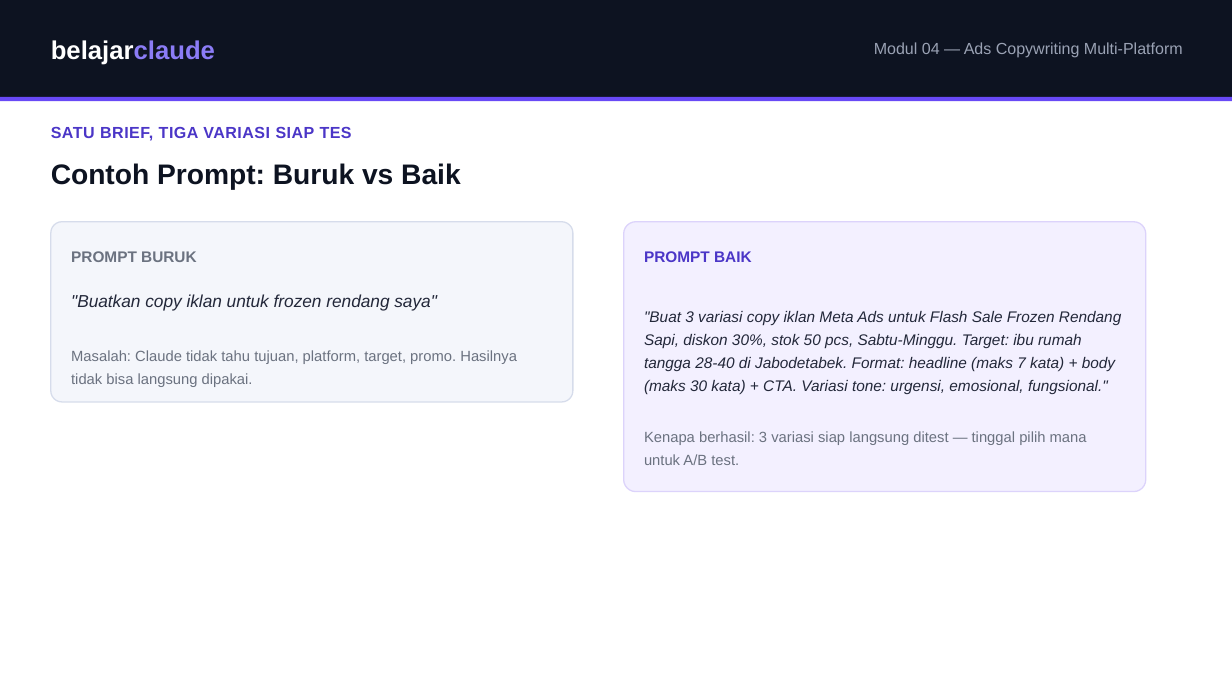
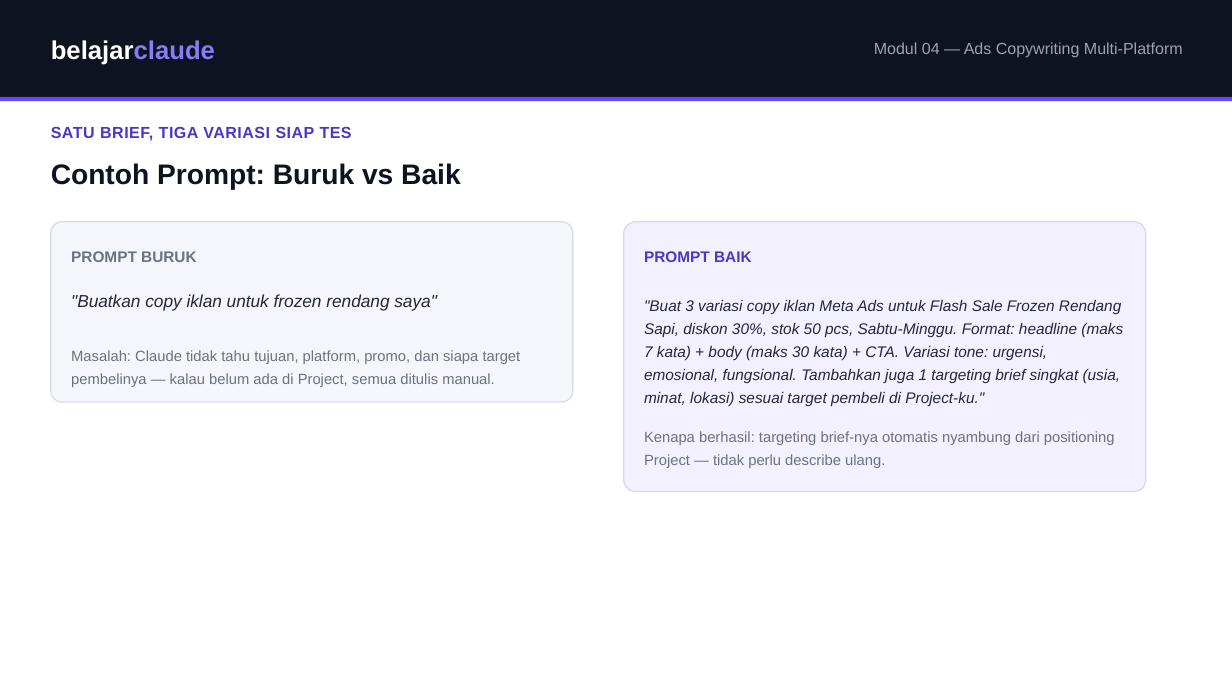
Before and after one commit to juliautomo/belajar-claude, a slide deck: slide 4 of Content-Marketing/M04-Ads-Copywriting/K3-M04-Ads-Copywriting.pptx. Drawn at 1232x693 pixels with LibreOffice and Linux fonts; fonts in the diff are those of the drawing. Boxes give left, top, right and bottom in pixels: in the first picture for what was removed or moved away, otherwise in the second. Text is boxed around its words. In the diff, an @@ line names an element or a change of style, - is before the commit and + after.

```diff
--- a/Content-Marketing/M04-Ads-Copywriting/K3-M04-Ads-Copywriting.pptx
+++ b/Content-Marketing/M04-Ads-Copywriting/K3-M04-Ads-Copywriting.pptx
@@ text at (x1=644, y1=300, x2=1123, y2=406): text changed @@
-"Buat 3 variasi copy iklan Meta Ads untuk Flash Sale Frozen Rendang Sapi, diskon 30%, stok 50 pcs, Sabtu-Minggu. Target: ibu rumah tangga 28-40 di Jabodetabek. Format: headline (maks 7 kata) + body (maks 30 kata) + CTA. Variasi tone: urgensi, emosional, fungsional."
+"Buat 3 variasi copy iklan Meta Ads untuk Flash Sale Frozen Rendang Sapi, diskon 30%, stok 50 pcs, Sabtu-Minggu. Format: headline (maks 7 kata) + body (maks 30 kata) + CTA. Variasi tone: urgensi, emosional, fungsional. Tambahkan juga 1 targeting brief singkat (usia, minat, lokasi) sesuai target pembeli di Project-ku."
@@ text at (x1=71, y1=350, x2=521, y2=387): text changed @@
-Masalah: Claude tidak tahu tujuan, platform, target, promo. Hasilnya tidak bisa langsung dipakai.
+Masalah: Claude tidak tahu tujuan, platform, promo, dan siapa target pembelinya — kalau belum ada di Project, semua ditulis manual.
@@ text at (x1=644, y1=431, x2=1115, y2=468): text changed @@
-Kenapa berhasil: 3 variasi siap langsung ditest — tinggal pilih mana untuk A/B test.
+Kenapa berhasil: targeting brief-nya otomatis nyambung dari positioning Project — tidak perlu describe ulang.
```
Also in this commit, not shown: 1 other slide changed, 1 other file.
